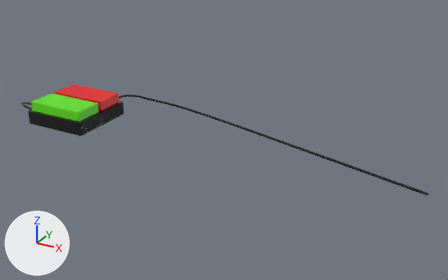
Before and after pictures for a commit that changed the Blender file app/ui/project.blend.
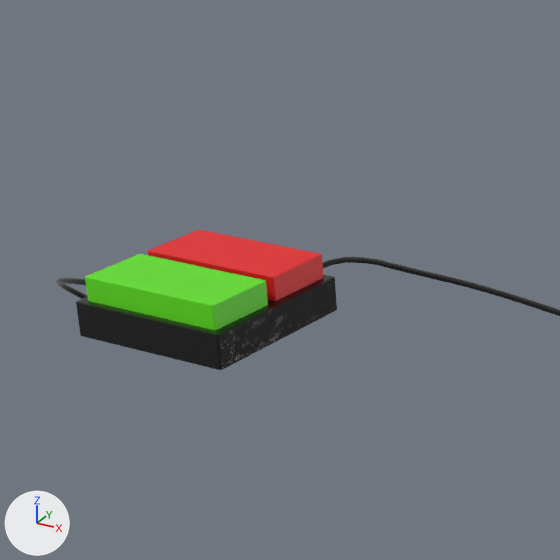
There are two pictures of each version: one whole from a camera (50 mm lens) standing at (12.33, -13.22, 6.77) and looking at (4.28, 1.41, -0.54), one close up on the part from 0% to 46% of the width and 0% to 74% of the height. Lighting does not change. The marker at lower left points along +X, +Y and +Z.

In view in the first close-up: 'Cylinder', 'go', 'stop'.
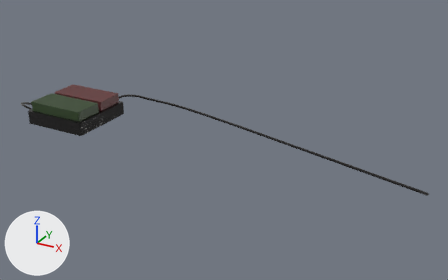
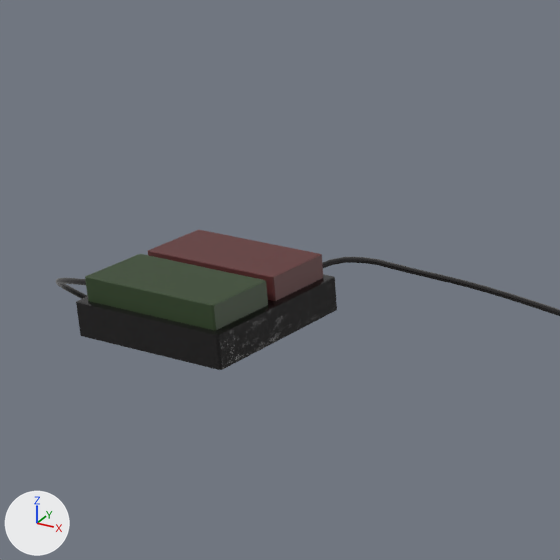
Location of each change, (x1, y1, x2, y2) in pixels of the close-ups (560 x 560 px):
```json
{"object": "go", "change": "recoloured", "before": [85, 254, 268, 330], "after": [85, 254, 268, 330]}
{"object": "stop", "change": "recoloured", "before": [148, 230, 323, 301], "after": [148, 230, 323, 301], "on screen": "red to brown"}
```

The change, as JSON lines over the scene's bpy script:
```json
{"op": "set", "path": "mat_material_001.base_color", "old": "(0.119, 0.766, 0.0089)", "new": "(0.0301, 0.0592, 0.0193)", "note": "green #61e318 -> dark green #304526"}
{"op": "set", "path": "mat_material_002.base_color", "old": "(0.8, 0.00965, 0.0129)", "new": "(0.118, 0.0304, 0.0304)", "note": "red #e7191e -> brown #603131"}
```
